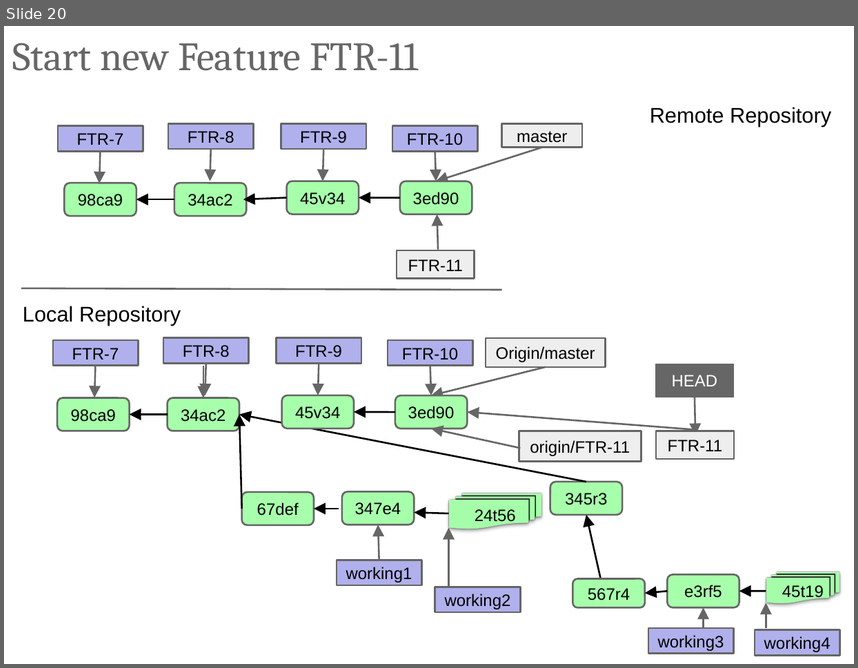
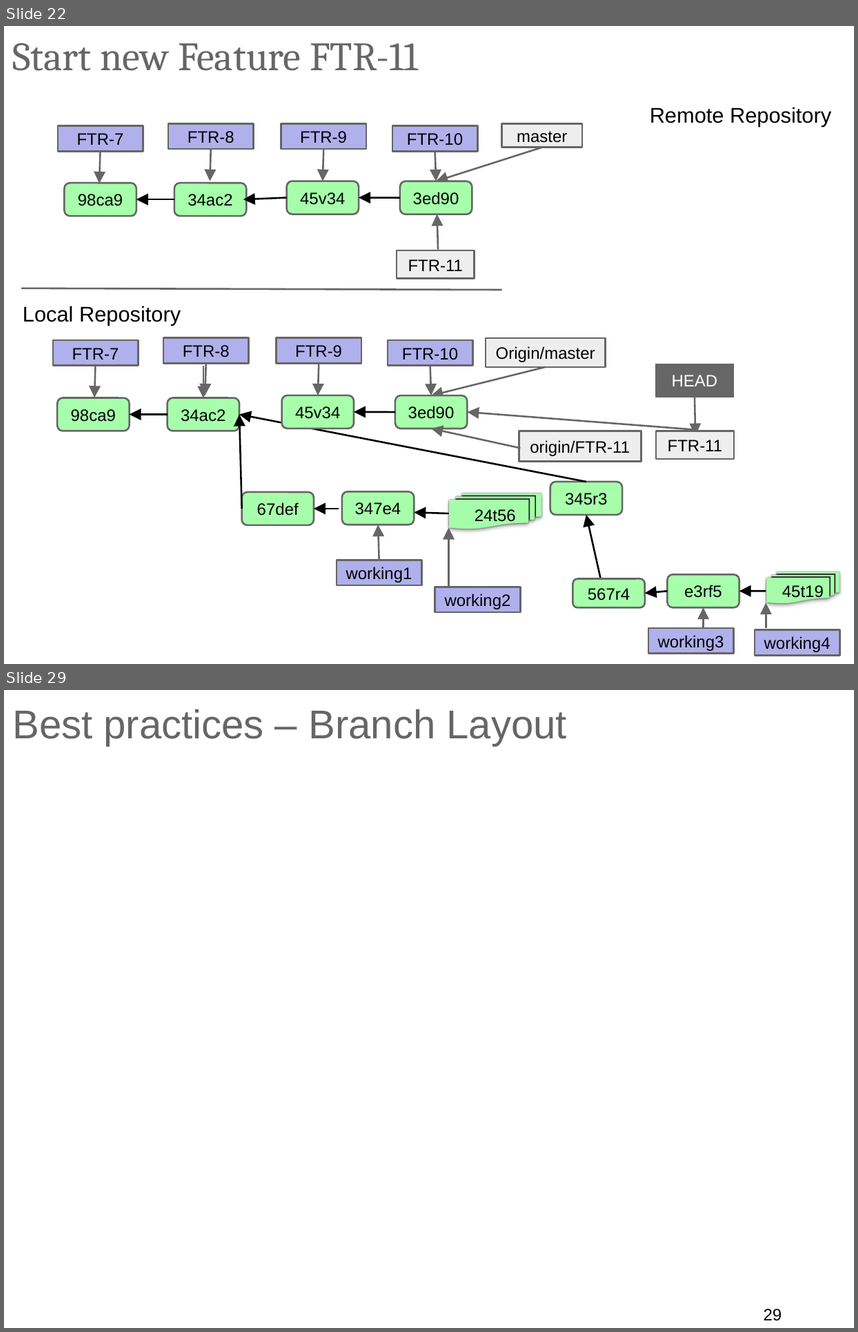
Before and after one commit to ilyaro/mysite, a slide deck: WorkStuff/Courses/Git/Git_Gitlab_Best_Practices/Git_Gitlab_BestPractices.pptx. Shown one above the other, each under a label of ours: slide 20 before the commit, slides 22 and 29 after it; the slides between them are not shown. The pictures are 858x668 and 858x1332 pixels, drawn with LibreOffice and Linux fonts; fonts in the diff are those of the drawing; background and template pictures are left out. Boxes give left, top, right and bottom in pixels: in the first picture for what was removed or moved away, otherwise in the second. Text is boxed around its words. In the diff, an @@ line names an element or a change of style, - is before the commit and + after.

Commit message:
Adding git best practices

```diff
--- a/WorkStuff/Courses/Git/Git_Gitlab_Best_Practices/Git_Gitlab_BestPractices.pptx
+++ b/WorkStuff/Courses/Git/Git_Gitlab_Best_Practices/Git_Gitlab_BestPractices.pptx
@@ slide 29 added at <box>4,690,854,1328</box>, background picture (left out) @@
@@ title added at <box>12,709,566,746</box>, 34 pt, text #666666 @@
+Best practices – Branch Layout
@@ page number added at <box>764,1308,782,1321</box>, 14 pt, text #000000 @@
+29
@@ what was slide 20 is now slide 22 @@
```
Also in this commit, not shown: 1 slide changed, 11 other slides added, 1 slide removed.
